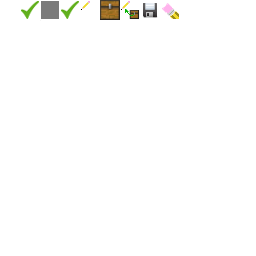
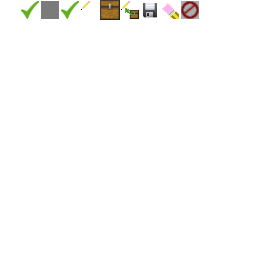
Layer changes from the first 256px x 256px image to the second:
added layer "button_icons_3" above "button_icons_2" over [181,1,199,19]
added layer "button_icons_2" above "button_icons.png" over [125,1,199,19]
painted on "button_icons.png" over [125,1,199,19]
